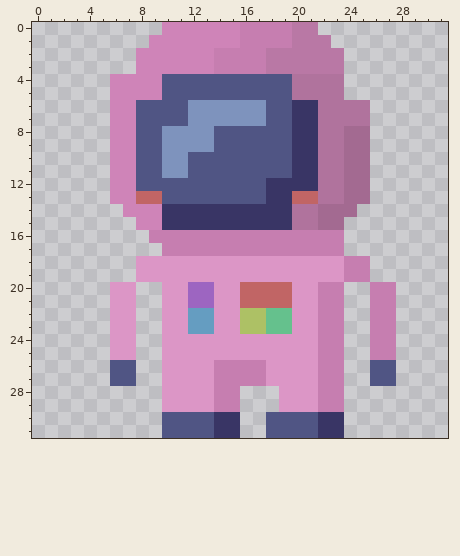
Pixel-art sprite, stored at assets/skins/pink.png. The first picture shows the starting point.
The file is 32x32 pixels. Colours within 5 levels of each other are drawn and written as one.
Now the later version:
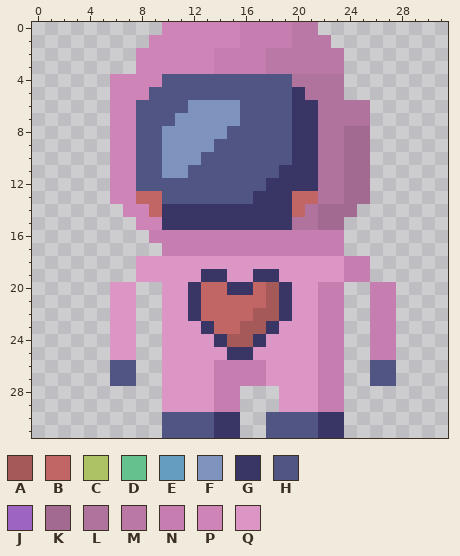
Palette (. is transparent): A #a65959  B #c16565  C #adc165  D #65c18d  E #659dc1  F #7e93bd  G #393565  H #505584  J #9d65c1  K #a36a91  L #b0739d  M #b978a5  N #c67eb0  P #cf84b8  Q #dc96c6
Change:
@@ x 7..22 @@
  4 PPPHHHHHHHHHHLLL
- 5 PPPHHHHHHHHHHLLL
- 6 PHHHHFFFFFFHHGGL
- 7 PHHHHFFFFFFHHGGL
- 8 PHHFFFFHHHHHHGGL
+ 5 PPHHHHHHHHHHHGLL
+ 6 PHHHHFFFFHHHHGGL
+ 7 PHHHFFFFFHHHHGGL
+ 8 PHHFFFFFHHHHHGGL
  9 PHHFFFFHHHHHHGGL
-10 PHHFFHHHHHHHHGGL
-11 PHHFFHHHHHHHHGGL
+10 PHHFFFHHHHHHHGGL
+11 PHHFFHHHHHHHGGGL
 12 PHHHHHHHHHHGGGGL
-13 PBBHHHHHHHHGGBBL
-14 PPPGGGGGGGGGGLLK
+13 PBBHHHHHHHGGGBBL
+14 PPBGGGGGGGGGGBLK
 15 .PPGGGGGGGGGGLLK
@@ x 10..21 @@
 18 QQQQQQQQQQQQ
-19 QQQQQQQQQQQQ
-20 QQJJQQBBBBQQ
-21 QQJJQQBBBBQQ
-22 QQEEQQCCDDQQ
-23 QQEEQQCCDDQQ
-24 QQQQQQQQQQQQ
-25 QQQQQQQQQQQQ
+19 QQQGGQQGGQQQ
+20 QQGBBGGBAGQQ
+21 QQGBBBBBAGQQ
+22 QQGBBBBAAGQQ
+23 QQQGBBAAGQQQ
+24 QQQQGAAGQQQQ
+25 QQQQQGGQQQQQ
 26 QQQQNNNNQQQQ
Changed places in both pictures, as pixel boxes (x1, y1, x2, y2):
changed: (149, 87, 305, 217)
changed: (188, 269, 292, 360)
